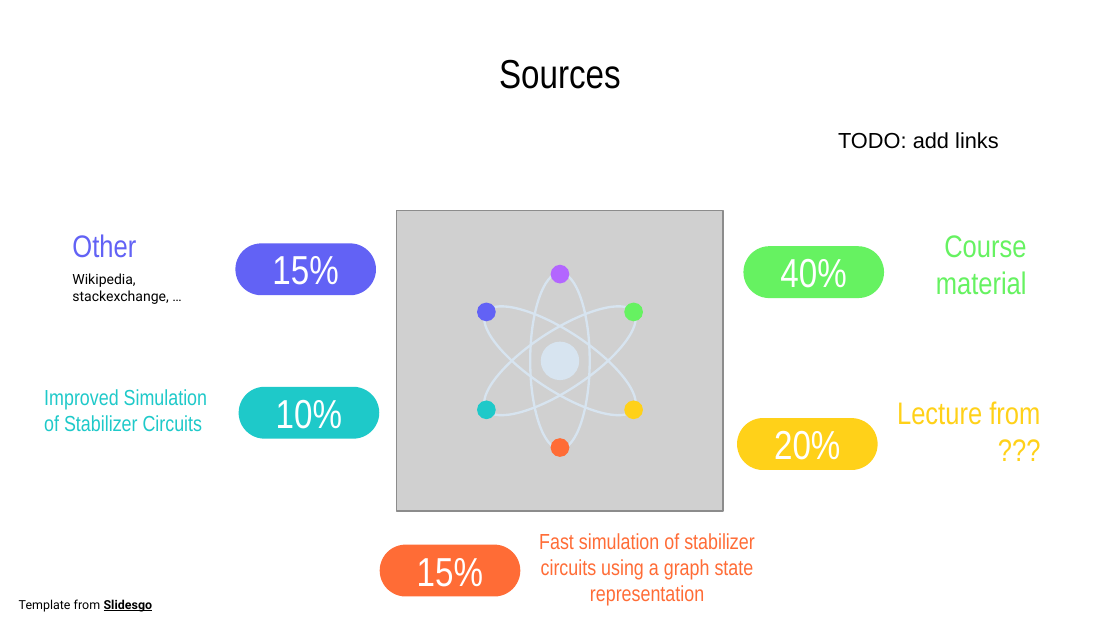
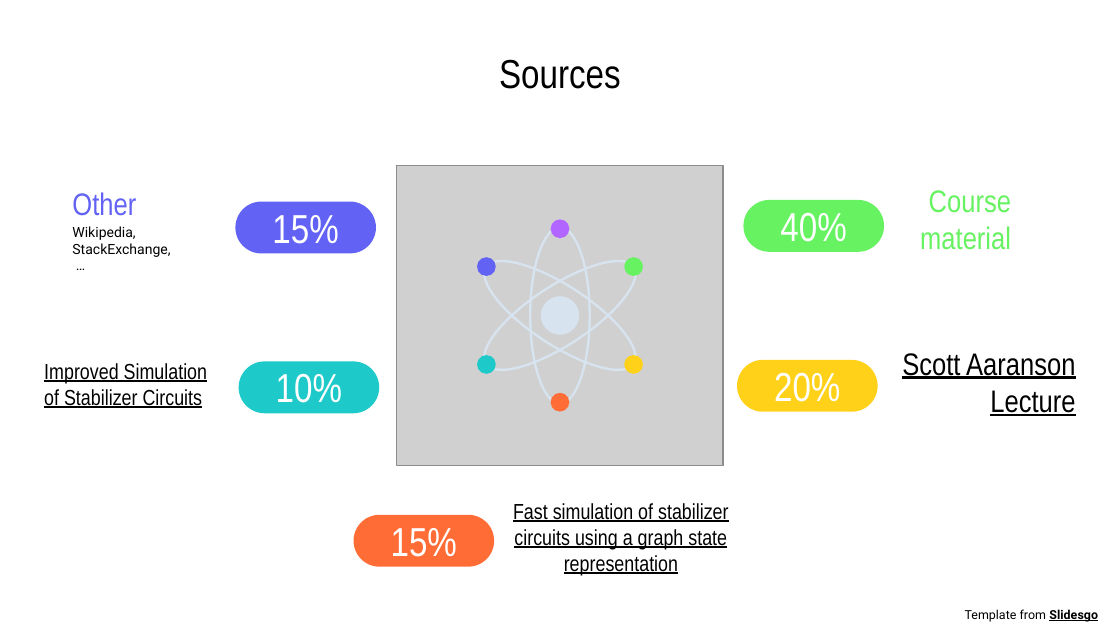
Before and after one commit to Moriarty2002/quantum-information, a slide deck: slide 17 of docs/elaborato.pptx (slide 18 before the commit). Drawn at 1120x630 pixels with LibreOffice and Linux fonts; fonts in the diff are those of the drawing; grey boxes stand for pictures. Boxes give left, top, right and bottom in pixels: in the first picture for what was removed or moved away, otherwise in the second. Text is boxed around its words. In the diff, an @@ line names an element or a change of style, - is before the commit and + after.

Commit message:
Finish presentation

```diff
--- a/docs/elaborato.pptx
+++ b/docs/elaborato.pptx
@@ text removed at (838,132,999,149) @@
-TODO: add links
@@ text "Other": place and size @@
-text "Other" at (72,234,136,258)
+text "Other" at (72,192,136,216)
@@ rounded rectangle "15%": place and size @@
-rounded rectangle "15%" at (235,243,376,295)
+rounded rectangle "15%" at (235,202,376,253)
@@ text "Course material": place and size @@
-text "Course material" at (936,235,1027,295)
+text "Course material" at (920,190,1011,250)
@@ text at (72,226,170,257): text changed @@
-Wikipedia, stackexchange, …
+Wikipedia, StackExchange,
+…
@@ 7 ellipses, 3 freeform shapes, 1 picture, 1 rounded rectangle: place and size @@
-7 ellipses, 3 freeform shapes, 1 picture, 1 rounded rectangle at (396,211,885,511)
+7 ellipses, 3 freeform shapes, 1 picture, 1 rounded rectangle at (396,166,885,466)
@@ text "Improved Simulation of Stabilizer Circuits": place and size @@
-text "Improved Simulation of Stabilizer Circuits" at (44,389,207,432)
+text "Improved Simulation of Stabilizer Circuits" at (44,363,207,408)
@@ text "Improved Simulation of Stabilizer Circuits" at (44,363,207,408): text colour #1EC9C9 to #000000, underline on @@
@@ text at (902,353,1075,416): text changed; text colour #FFD119 to #000000 @@
-Lecture from ???
+Scott Aaranson
+Lecture
@@ rounded rectangle "10%": place and size @@
-rounded rectangle "10%" at (239,386,380,438)
+rounded rectangle "10%" at (239,362,380,413)
@@ rounded rectangle "20%": place and size @@
-rounded rectangle "20%" at (737,418,878,469)
+rounded rectangle "20%" at (737,360,878,411)
@@ text "Fast simulation of stabilizer circuits ...": place and size @@
-text "Fast simulation of stabilizer circuits ..." at (539,533,755,606)
+text "Fast simulation of stabilizer circuits ..." at (513,503,729,576)
@@ text "Fast simulation of stabilizer circuits ..." at (513,503,729,576): text colour #FF6C36 to #000000, underline on @@
@@ rounded rectangle "15%": place and size @@
-rounded rectangle "15%" at (380,544,521,596)
+rounded rectangle "15%" at (354,515,495,567)
@@ text "Template from Slidesgo": place and size @@
-text "Template from Slidesgo" at (19,599,153,612)
+text "Template from Slidesgo" at (965,609,1098,622)
```
Also in this commit, not shown: 6 other slides changed, 35 slides removed, 1 other file.
